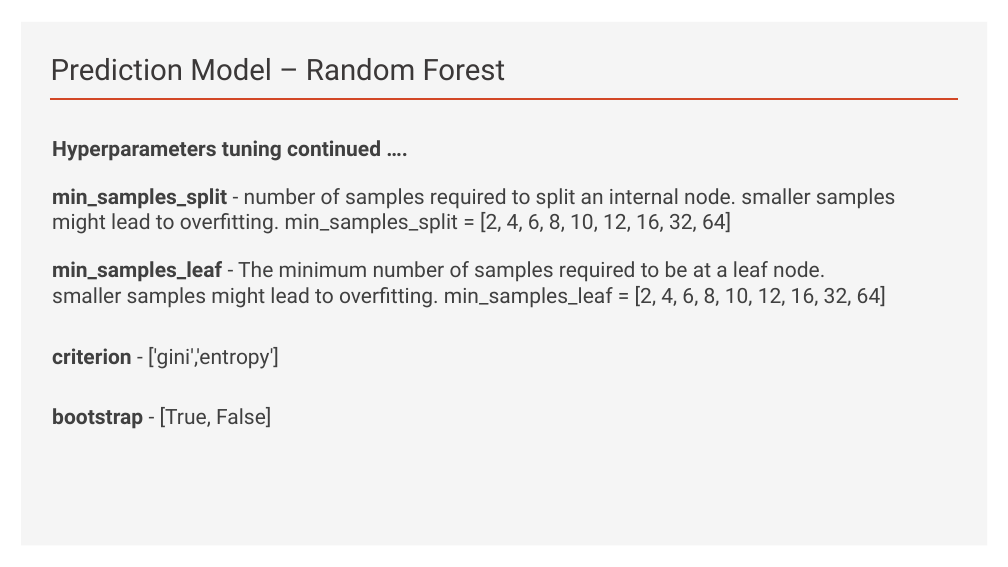
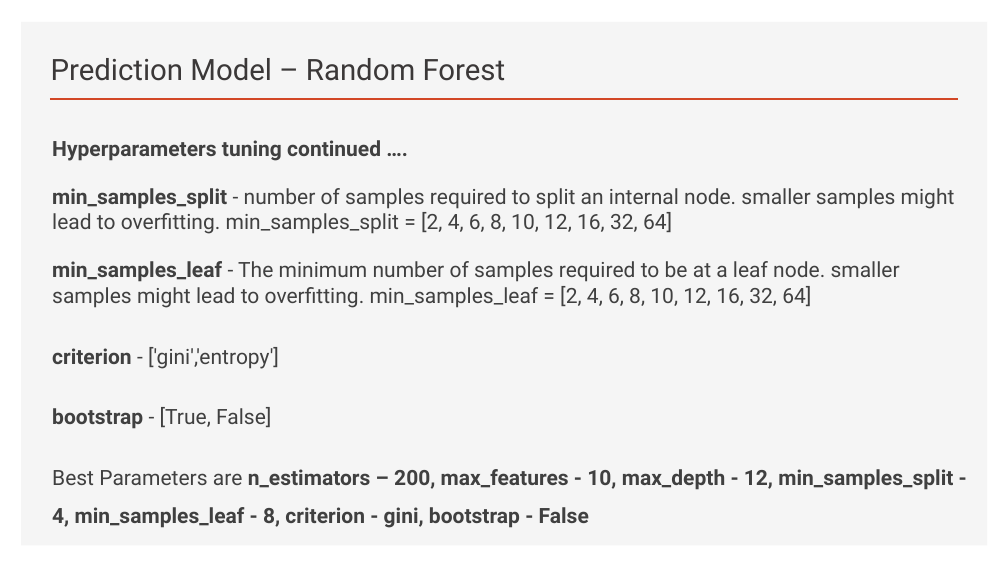
Before and after one commit to khmsha/Springboard, a slide deck: slide 18 of Capstone_Project1/HDMA Washington Home Loans Prediction.pptx (slide 15 before the commit). Drawn at 1008x567 pixels with LibreOffice and Linux fonts; fonts in the diff are those of the drawing. Boxes give left, top, right and bottom in pixels: in the first picture for what was removed or moved away, otherwise in the second. Text is boxed around its words. In the diff, an @@ line names an element or a change of style, - is before the commit and + after.

```diff
--- a/Capstone_Project1/HDMA Washington Home Loans Prediction.pptx
+++ b/Capstone_Project1/HDMA Washington Home Loans Prediction.pptx
@@ text at (x1=52, y1=469, x2=953, y2=528): paragraph added @@
+Best Parameters are n_estimators – 200, max_features - 10, max_depth - 12, min_samples_split - 4, min_samples_leaf - 8, criterion - gini, bootstrap - False
```
Also in this commit, not shown: 15 other slides changed, 5 slides added, 2 slides removed, 1 other file.
